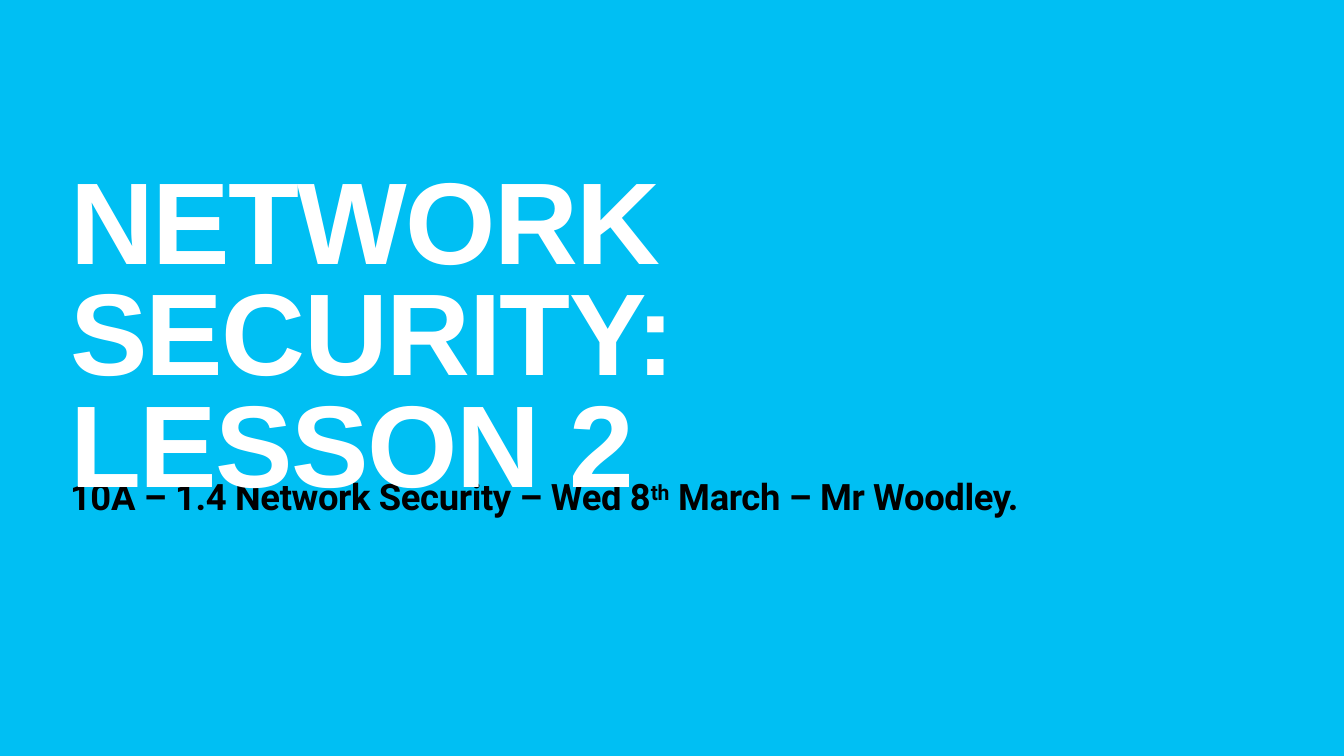
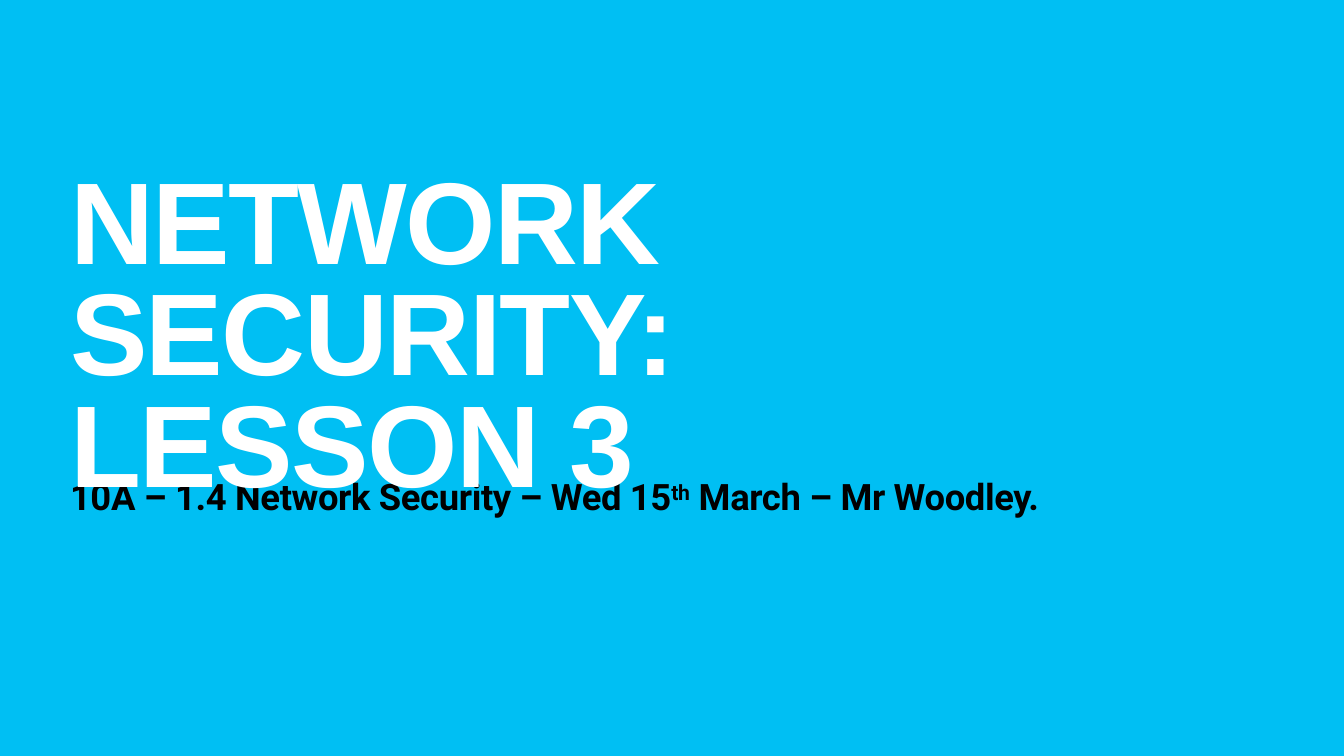
Before and after one commit to TommyWoodley/teaching, a slide deck: slide 1 of Y10/L3/L3.pptx. Drawn at 1344x756 pixels with LibreOffice and Linux fonts; fonts in the diff are those of the drawing. Boxes give left, top, right and bottom in pixels: in the first picture for what was removed or moved away, otherwise in the second. Text is boxed around its words. In the diff, an @@ line names an element or a change of style, - is before the commit and + after.

Commit message:
added slides for y10 l3

```diff
--- a/Y10/L3/L3.pptx
+++ b/Y10/L3/L3.pptx
@@ title at (70,183,675,508): text changed @@
-NETWORK SECURITY:
-LESSON 2
+NETWORK SECURITY:
+LESSON 3
@@ subtitle at (70,477,1039,518): text changed @@
-10A – 1.4 Network Security – Wed 8th March – Mr Woodley.
+10A – 1.4 Network Security – Wed 15th March – Mr Woodley.
```
Also in this commit, not shown: 1 other slide changed, 11 slides added, 16 slides removed, 1 other file.
